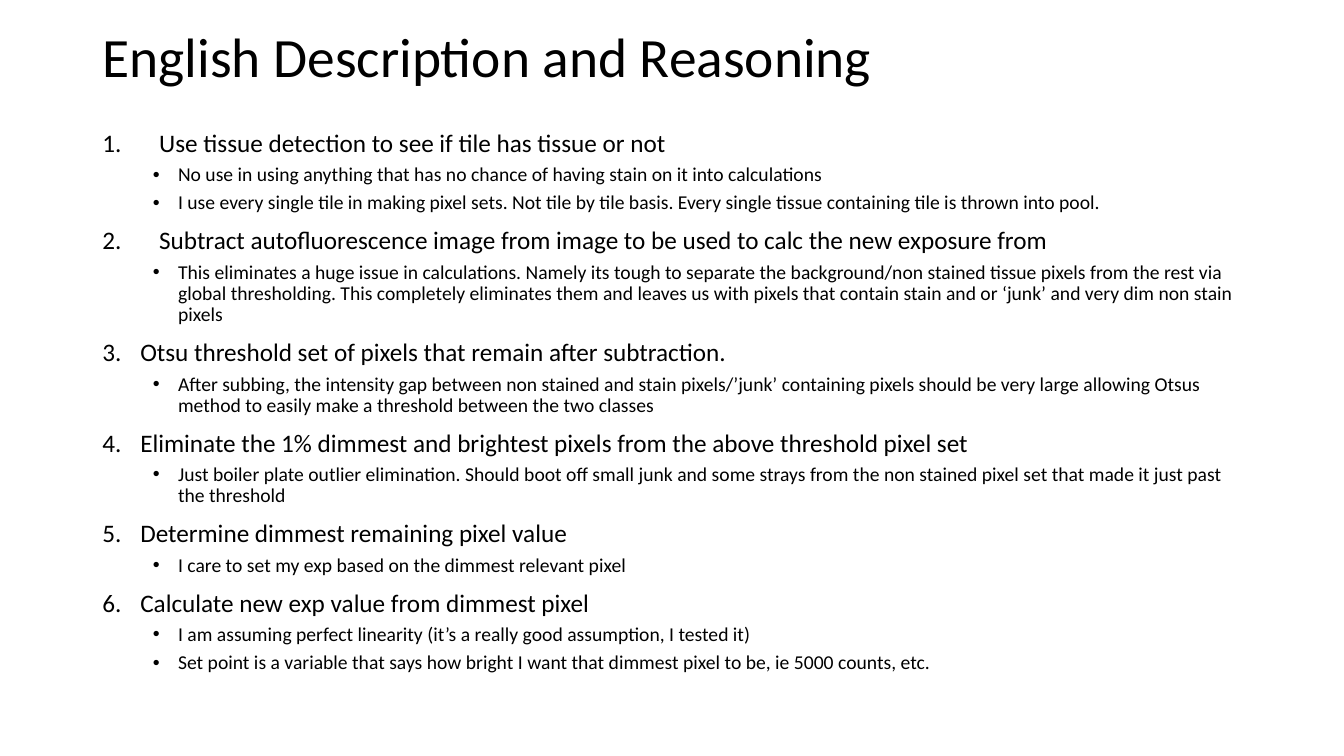
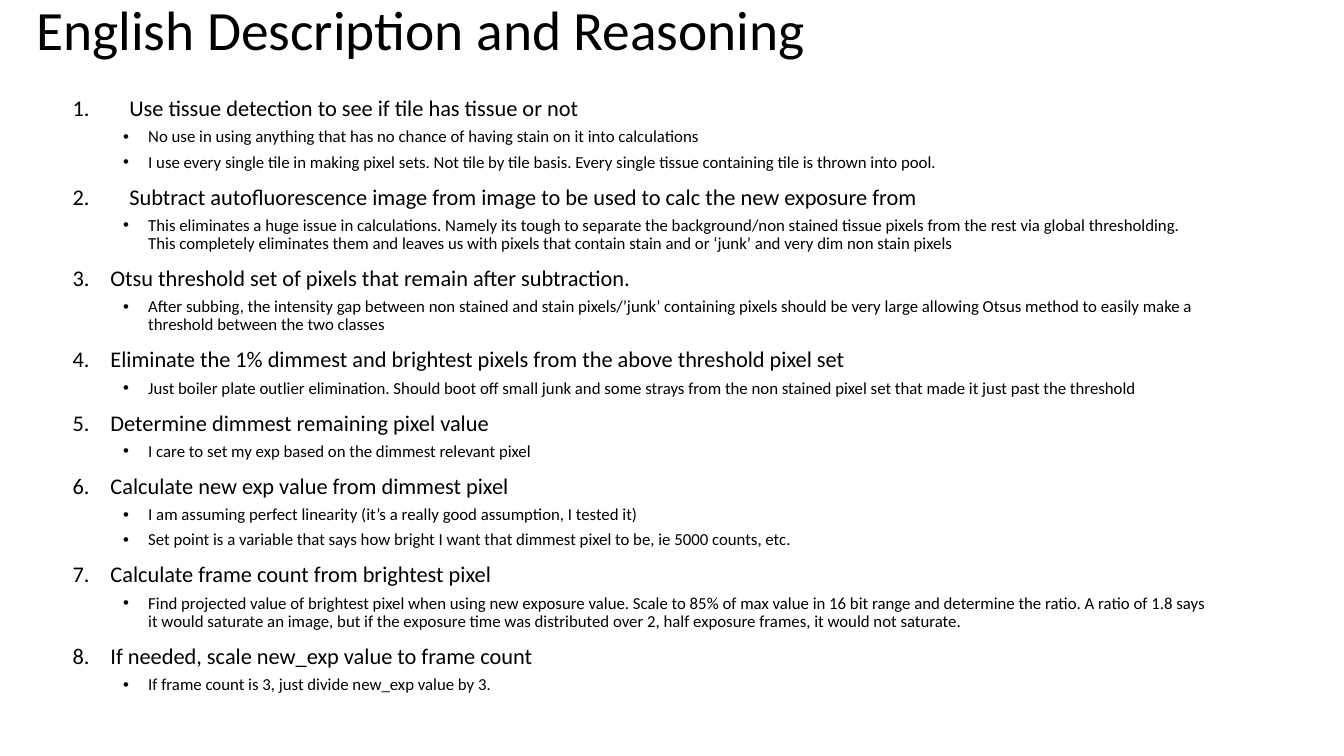
Before and after one commit to mdanderson03/SpectrePlex, a slide deck: slide 3 of Presentation/Auto Exposure V2.pptx. Drawn at 1344x756 pixels with LibreOffice and Linux fonts; fonts in the diff are those of the drawing. Boxes give left, top, right and bottom in pixels: in the first picture for what was removed or moved away, otherwise in the second. Text is boxed around its words. In the diff, an @@ line names an element or a change of style, - is before the commit and + after.

```diff
--- a/Presentation/Auto Exposure V2.pptx
+++ b/Presentation/Auto Exposure V2.pptx
@@ title "English Description and Reasoning": place and size @@
-title "English Description and Reasoning" at [102, 38, 871, 87]
+title "English Description and Reasoning" at [36, 11, 805, 60]
@@ text "Use tissue detection to see ...": place and size @@
-text "Use tissue detection to see ..." at [140, 134, 1232, 673]
+text "Use tissue detection to see ..." at [110, 100, 1204, 693]
@@ text at [110, 100, 1191, 548]: size 18 to 16 pt in "Use tissue detection to see if tile ...", "Subtract autofluorescence image from image to be ...", "Otsu threshold set of pixels that remain ...", "Eliminate the 1% dimmest and brightest pixels ..." and 2 more places; size 14 to 12 pt in "No use in using anything that has ...", "I use every single tile in making ...", "This eliminates a huge issue in calculations. ...", "After subbing, the intensity gap between non ..." and 4 more places @@
@@ text at [110, 566, 1204, 693]: paragraphs added @@
+7. Calculate frame count from brightest pixel
+  • Find projected value of brightest pixel when using new exposure value. Scale to 85% of max value in 16 bit range and determine the ratio. A ratio of 1.8 says it would saturate an image, but if the exposure time was distributed over 2, half exposure frames, it would not saturate.
+8. If needed, scale new_exp value to frame count
+  • If frame count is 3, just divide new_exp value by 3.
```
